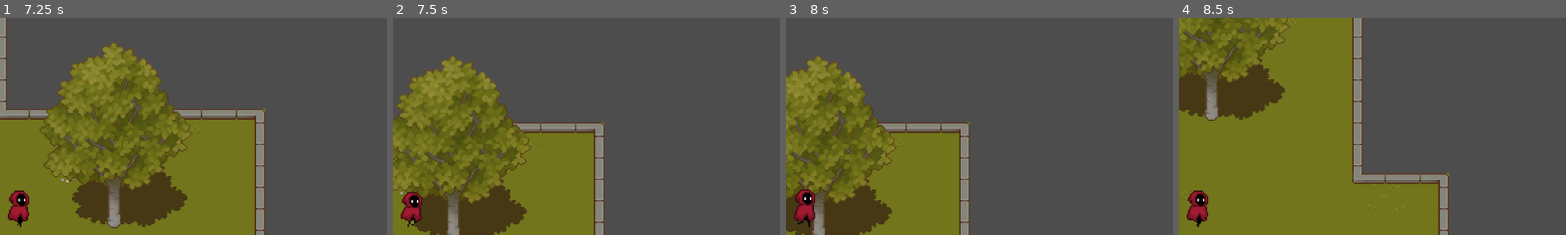
Above: before the commit, frames 1-4 (left to right).
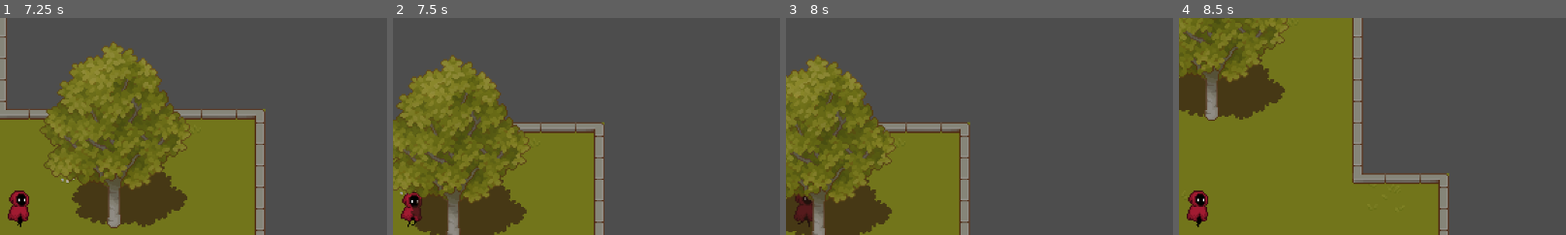
Above: after the commit, the same moments.

Repository: emilykrohn/Cast
Game: Godot game, scene res://Scenes/main.tscn
Two runs of this game, one before a commit and one after it. Both use one fixed random seed, a clock stepped at 60 frames per second and the inputs below. The project has no main scene, so this scene is started directly.
Inputs:
- Up to frame 1 (7.25 s): tap Enter at 0.5, 3.5 s; hold Right (ui_right) 0.53-1.28 s; tap Space (ui_select) at 0.77, 1.52, 2.75, 3.02, 3.77, 4.52, 6.02, 6.77 s; hold Down (ui_down) 1.28-2.03 s; hold Right (ui_right) 2.03-2.78 s; hold Up (ui_up) 2.78-3.53 s; hold Left (ui_left) 3.53-5.03 s; hold Down (ui_down) 5.03-5.78 s; hold Right (ui_right) 5.78-6.53 s; hold Up (ui_up) from 6.53 s (still down)
- Up to frame 2 (7.5 s): release Up (ui_up) at 7.28 s; hold Right (ui_right) from 7.28 s (still down)
- Up to frame 3 (8 s): keep holding Right (ui_right); tap Space (ui_select) at 7.52 s
- Up to frame 4 (8.5 s): release Right (ui_right) at 8.03 s; hold Down (ui_down) from 8.03 s (still down)
The pictures show only the part of the screen within x 47-97%, y 7-57%; the shares and areas given below are measured in that part.

Frame 1 is identical in both runs. In frame 2, 0.1% of the frame differs, in the area x 3-8%, y 79-93%; in frame 3, 0.6%, in the area x 2-8%, y 79-96%; in frame 4, nothing differs.

Commit message:
Change layer player is on main map
Player is on top of ground and structure layer and under shadow and plant layer

Diff:
--- a/Scenes/main.tscn
+++ b/Scenes/main.tscn
@@ -1336,15 +1336,16 @@
 layer_2/modulate = Color(1, 1, 1, 0.67451)
 layer_2/y_sort_enabled = false
 layer_2/y_sort_origin = 0
-layer_2/z_index = 0
+layer_2/z_index = 2
 layer_2/tile_data = PackedInt32Array(655388, 65542, 4, 655389, 131078, 4, 655390, 196614, 4, 655391, 262150, 4, 589854, …(469 unchanged characters)…
 layer_3/name = "Plants"
 layer_3/enabled = true
 layer_3/modulate = Color(1, 1, 1, 1)
 layer_3/y_sort_enabled = false
 layer_3/y_sort_origin = 0
-layer_3/z_index = 0
+layer_3/z_index = 2
 layer_3/tile_data = PackedInt32Array(393244, 65541, 0, 393245, 131077, 0, 393246, 196613, 0, 458782, 196613, 1, 458781, …(746 unchanged characters)…
 
 [node name="Player" parent="Level1" instance=ExtResource("7_gxy7k")]
+z_index = 1
 position = Vector2(834, 499)
